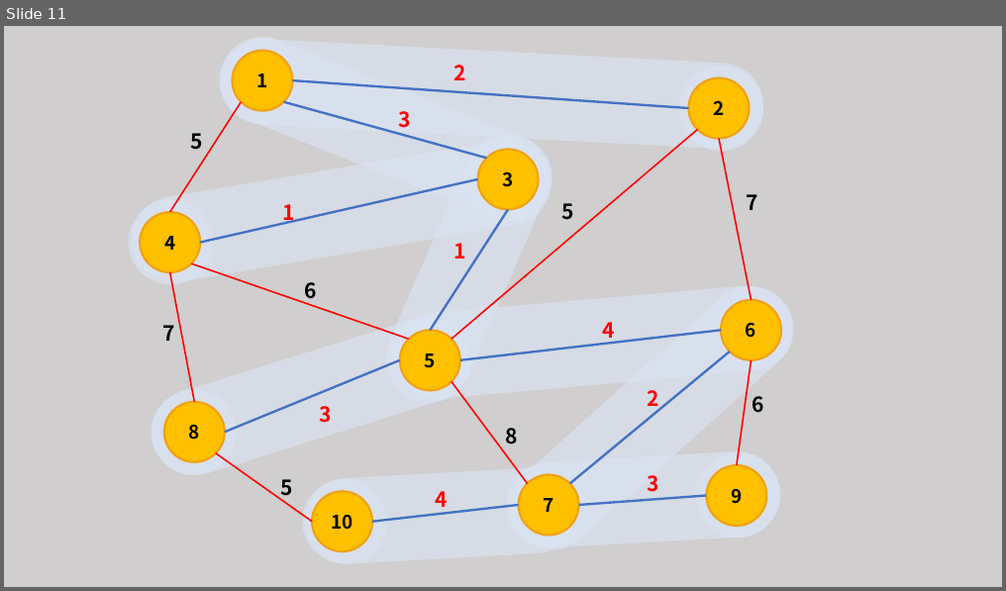
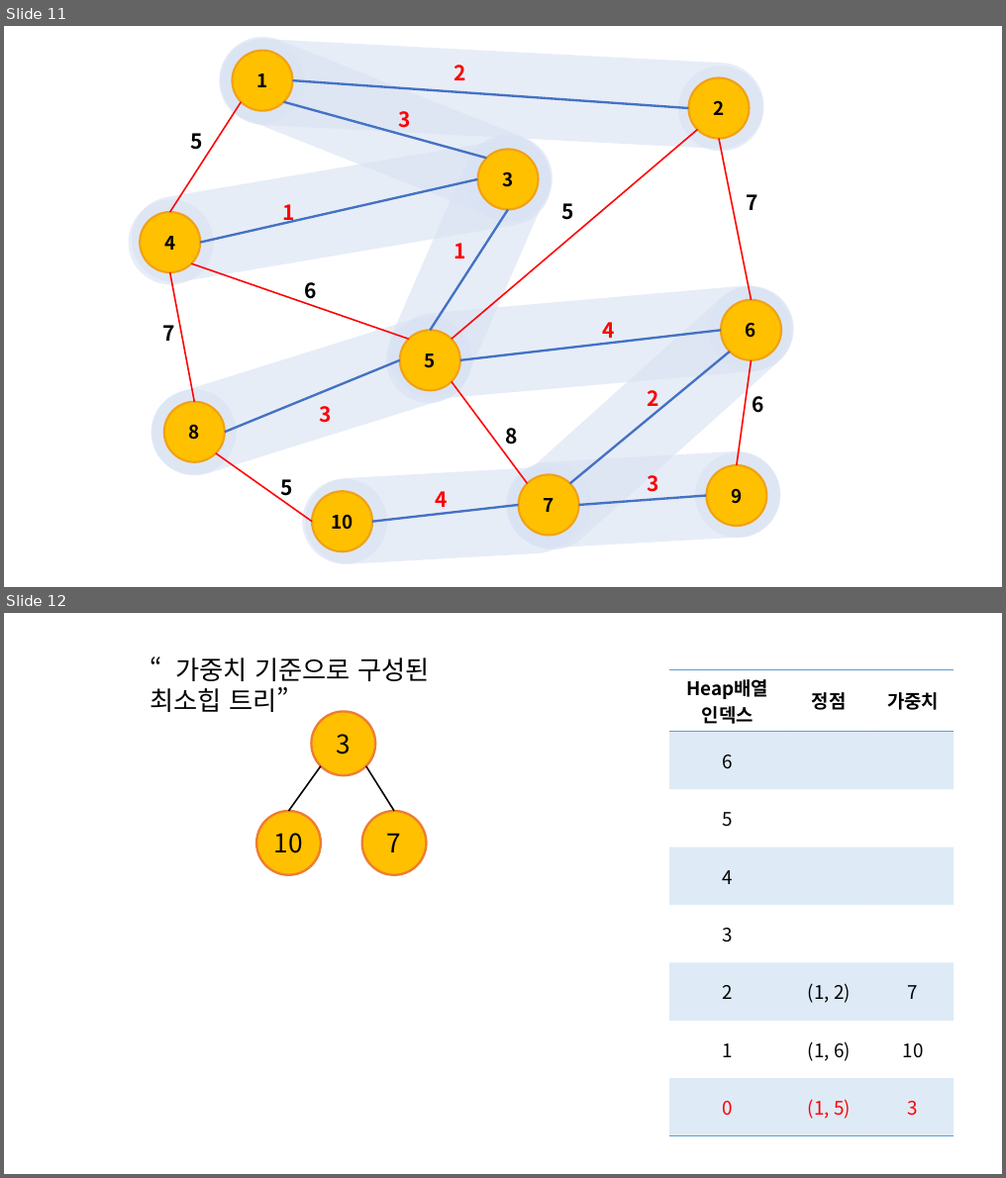
Before and after one commit to comedu20/graph_algorithm, a slide deck: 예제 5_5번/프리젠테이션3.pptx. Shown one above the other, each under a label of ours: slide 11 before the commit, slides 11 and 12 after it. The pictures are 1006x591 and 1006x1178 pixels, drawn with LibreOffice and Linux fonts; fonts in the diff are those of the drawing. Boxes give left, top, right and bottom in pixels: in the first picture for what was removed or moved away, otherwise in the second. Text is boxed around its words. In the diff, an @@ line names an element or a change of style, - is before the commit and + after.

```diff
--- a/예제 5_5번/프리젠테이션3.pptx
+++ b/예제 5_5번/프리젠테이션3.pptx
@@ slide 12 added at <box>4,613,1002,1174</box>, background #FFFFFF @@
@@ text added at <box>150,658,429,712</box>, 25 pt, text #000000 @@
+“가중치 기준으로 구성된 최소힙 트리”
@@ table added at <box>669,669,953,1129</box>, 8 rows, 3 columns @@
+Heap배열 / 인덱스 | 정점 | 가중치
+6 |  | 
+5 |  | 
+4 |  | 
+3 |  | 
+2 | (1, 2) | 7
+1 | (1, 6) | 10
+0 | (1, 5) | 3
@@ ellipse added at <box>312,712,376,776</box>, fill #FFC000, outline #ED7D31 2.25 pt, 25 pt, text #000000 @@
+3
@@ line added from (321, 766) to (288, 811), #000000 1.5 pt @@
@@ line added from (366, 766) to (394, 811), #000000 1.5 pt @@
@@ ellipse added at <box>256,811,321,875</box>, fill #FFC000, outline #ED7D31 2.25 pt, 25 pt, text #000000 @@
+10
@@ ellipse added at <box>361,811,426,875</box>, fill #FFC000, outline #ED7D31 2.25 pt, 25 pt, text #000000 @@
+7
@@ slide 11 changed as well @@
@@ background #D0CECE to #FFFFFF @@
```
Also in this commit, not shown: 26 other slides changed, 1 slide removed, 38 other files.
